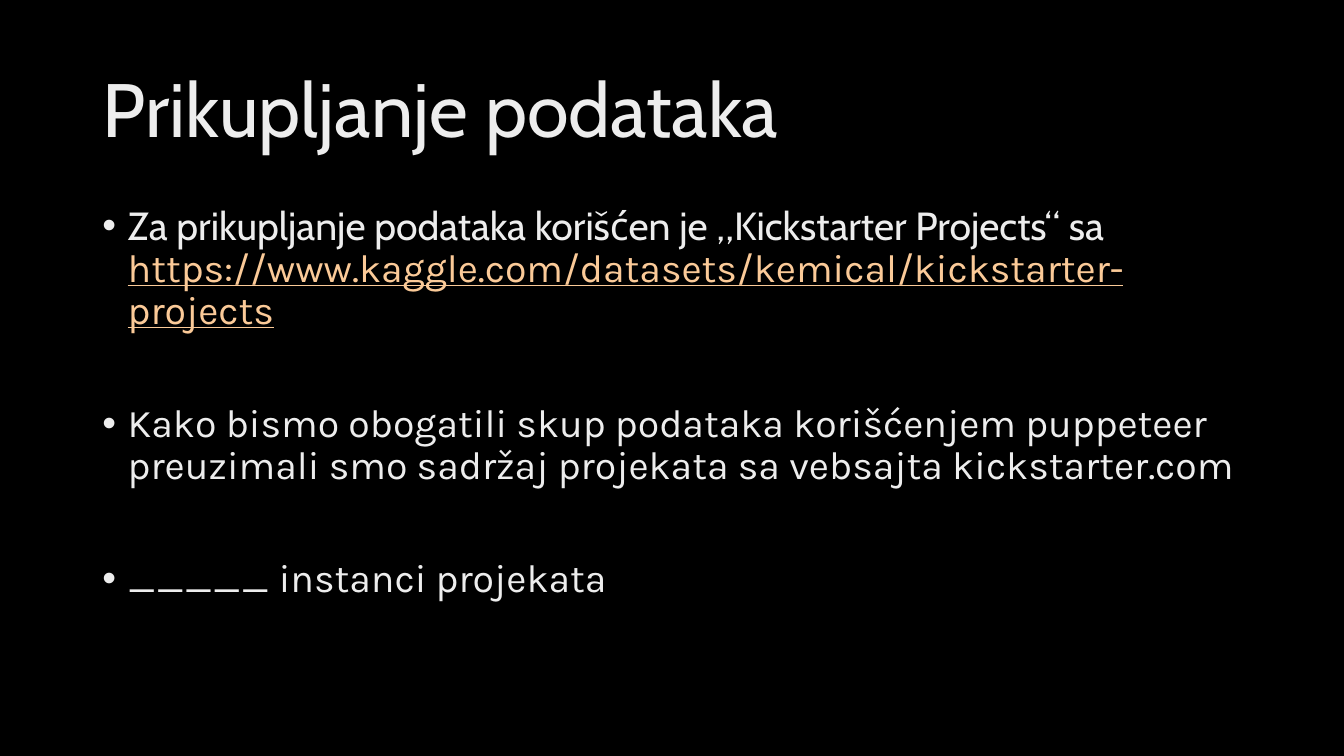
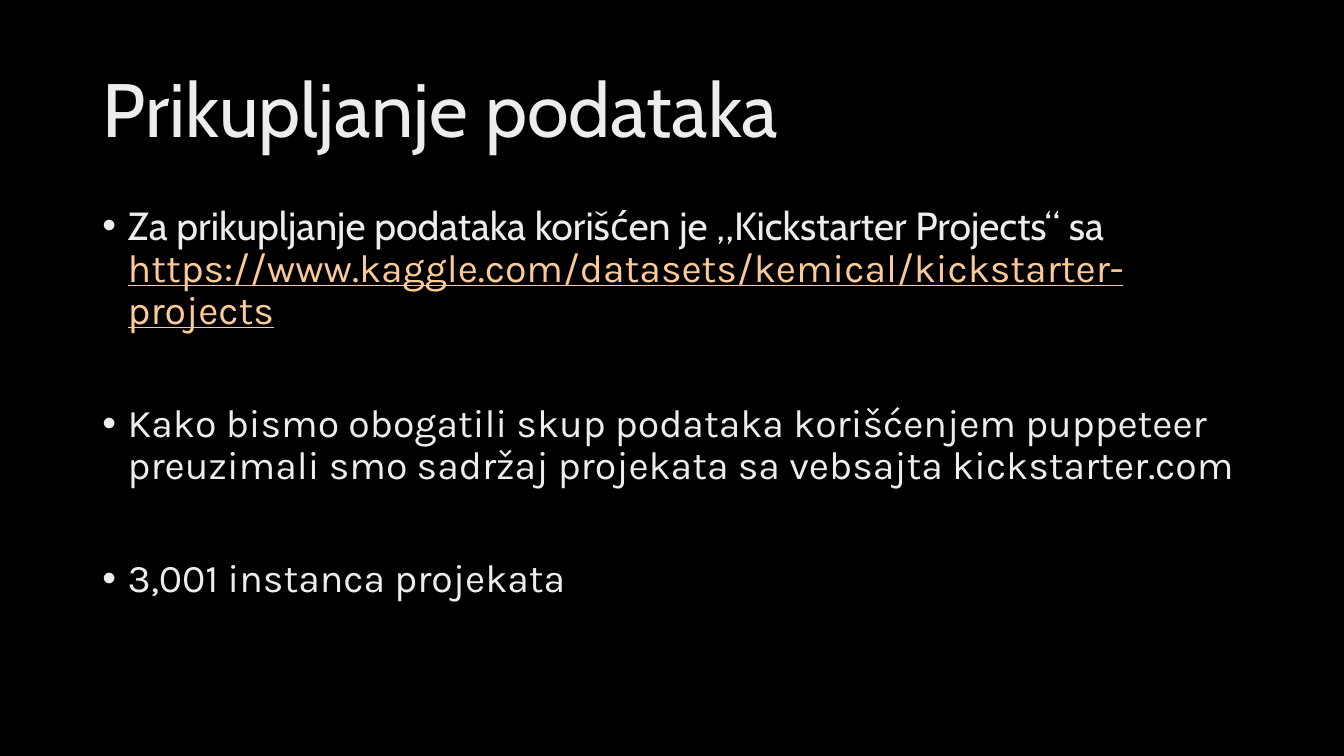
Before and after one commit to stuparlu/SIAP, a slide deck: slide 2 of Kickstarter predikcija.pptx. Drawn at 1344x756 pixels with LibreOffice and Linux fonts; fonts in the diff are those of the drawing; background and template pictures are left out. Boxes give left, top, right and bottom in pixels: in the first picture for what was removed or moved away, otherwise in the second. Text is boxed around its words. In the diff, an @@ line names an element or a change of style, - is before the commit and + after.

```diff
--- a/Kickstarter predikcija.pptx
+++ b/Kickstarter predikcija.pptx
@@ text at bbox=[128, 565, 565, 602]: text changed @@
-• _____ instanci projekata
+• 3,001 instanca projekata
```
Also in this commit, not shown: 7 other slides changed, 2 slides added, 7 other files.
